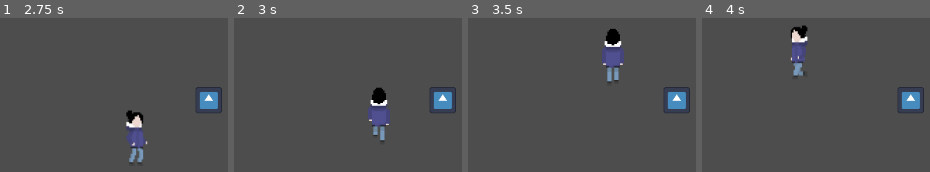
Above: before the commit, frames 1-4 (left to right).
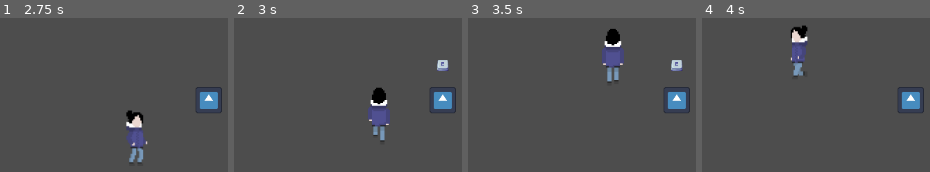
Above: after the commit, the same moments.

Repository: Vinnie-Jung/Som-da-Escuridao
Game: Godot game, scene res://scenes/level_01.tscn
The game is run twice, just before and just after one commit, with the same random seed, the same clock (stepped at 60 frames per second) and the same inputs. The engine's default icon, where the game draws it, is replaced by a stand-in: a white triangle on a blue panel in a dark square.
Inputs:
- Up to frame 1 (2.75 s): tap Enter at 0.5 s; hold D (moveRight) 0.53-1.28 s; hold E (interact) 0.53-1.28 s; hold S (moveDown) 1.28-2.03 s; tap E (interact) at 1.35, 2.3 s; hold D (moveRight) from 2.03 s (still down); hold Shift (sprint) from 2.03 s (still down)
- Up to frame 2 (3 s): release D (moveRight) at 2.78 s; release Shift (sprint) at 2.78 s; hold W (moveUp) from 2.78 s (still down); tap E (interact) at 2.85 s
- Up to frame 3 (3.5 s): keep holding W (moveUp)
- Up to frame 4 (4 s): release W (moveUp) at 3.53 s; hold A (moveLeft) from 3.53 s (still down); hold E (interact) from 3.53 s (still down)

Frame 1 is identical in both runs. In frame 2, 0.3% of the frame differs, in the area x 89-94%, y 27-35%; in frame 3, 0.3%; in frame 4, nothing differs.

Commit message:
[ITEM] - Programando a lógica de exibição do botão indicador para interação

Diff:
--- /dev/null
+++ b/scenes/interaction_button.tscn
@@ -0,0 +1,10 @@
+[gd_scene load_steps=2 format=3 uid="uid://dyrtf21twpfc"]
+
+[ext_resource type="Texture2D" uid="uid://mgmsw0hk4alh" path="res://assets/sprites/gui/keyboard_15.png" id="1_elca4"]
+
+[node name="interaction_button" type="Node2D"]
+position = Vector2(0, -50)
+scale = Vector2(0.5, 0.5)
+
+[node name="sprite" type="Sprite2D" parent="."]
+texture = ExtResource("1_elca4")
--- a/scripts/candle.gd
+++ b/scripts/candle.gd
@@ -1,12 +1,13 @@
 extends Area2D
 
-@onready var _playerIn : bool = false
+@onready var interactionButtonScene : PackedScene = preload("res://scenes/interaction_button.tscn")
+@onready var interactionButton : Node2D
 
 func _on_body_entered(body):
-	_playerIn = true
-	print("In item area...")
+	# Instantiate and show the HUD button for interaction
+	interactionButton = interactionButtonScene.instantiate()
+	self.add_child(interactionButton)
 
 
 func _on_body_exited(body):
-	_playerIn = false
-	print("Out of item area")
+	interactionButton.queue_free()
Binary file added: assets/sprites/gui/keyboard_15.png
Not shown: 1 places in scenes/level_01.tscn that only renumber resources
